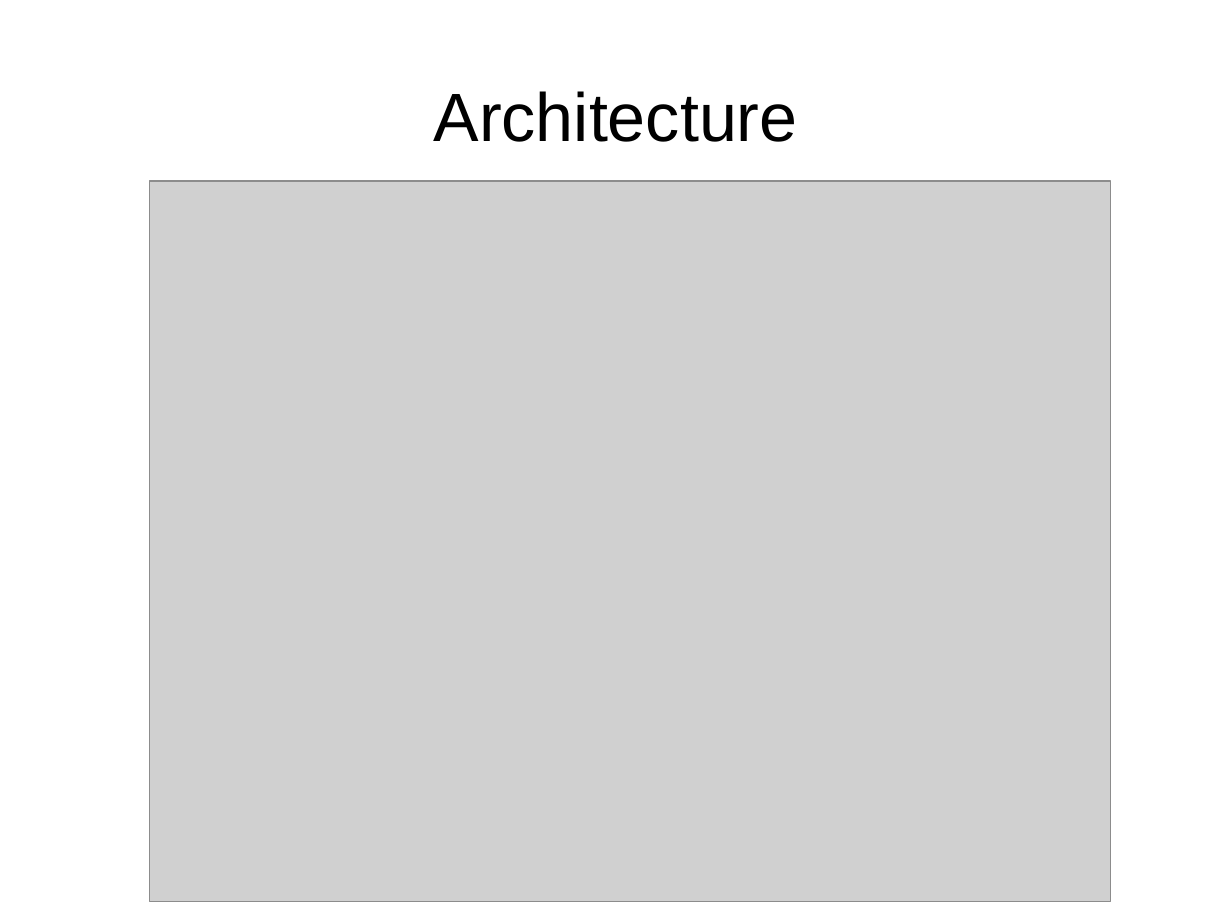
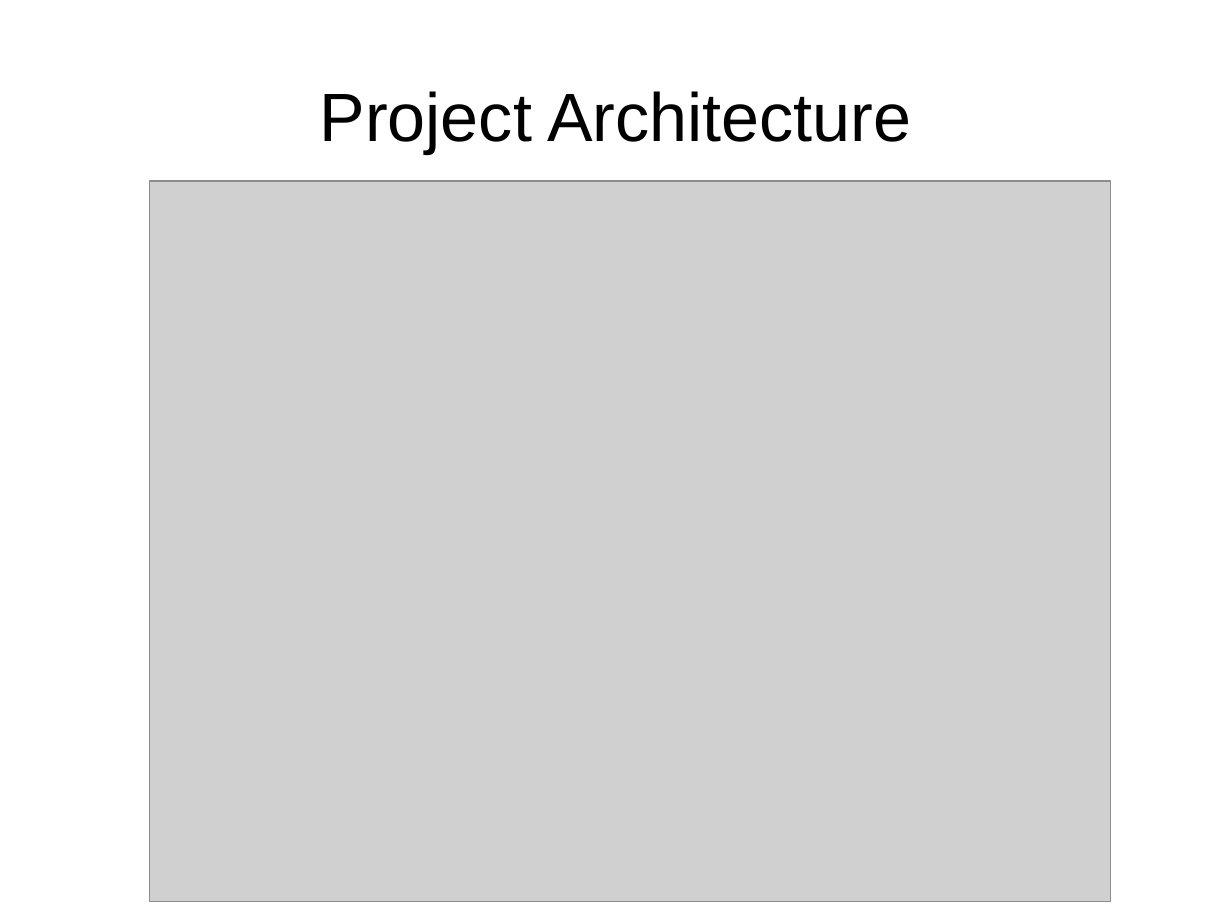
Before and after one commit to davidozog/SDN_Project, a slide deck: slide 14 of presentation/talk.odp (slide 6 before the commit). Drawn at 1232x924 pixels with LibreOffice and Linux fonts; fonts in the diff are those of the drawing; grey boxes stand for pictures. Boxes give left, top, right and bottom in pixels: in the first picture for what was removed or moved away, otherwise in the second. Text is boxed around its words. In the diff, an @@ line names an element or a change of style, - is before the commit and + after.

Commit message:
adding final presentations slides

```diff
--- a/presentation/talk.odp
+++ b/presentation/talk.odp
@@ title at [320, 91, 911, 153]: text changed @@
-Architecture
+Project Architecture
```
Also in this commit, not shown: 2 other slides changed, 23 slides added, 5 slides removed.
